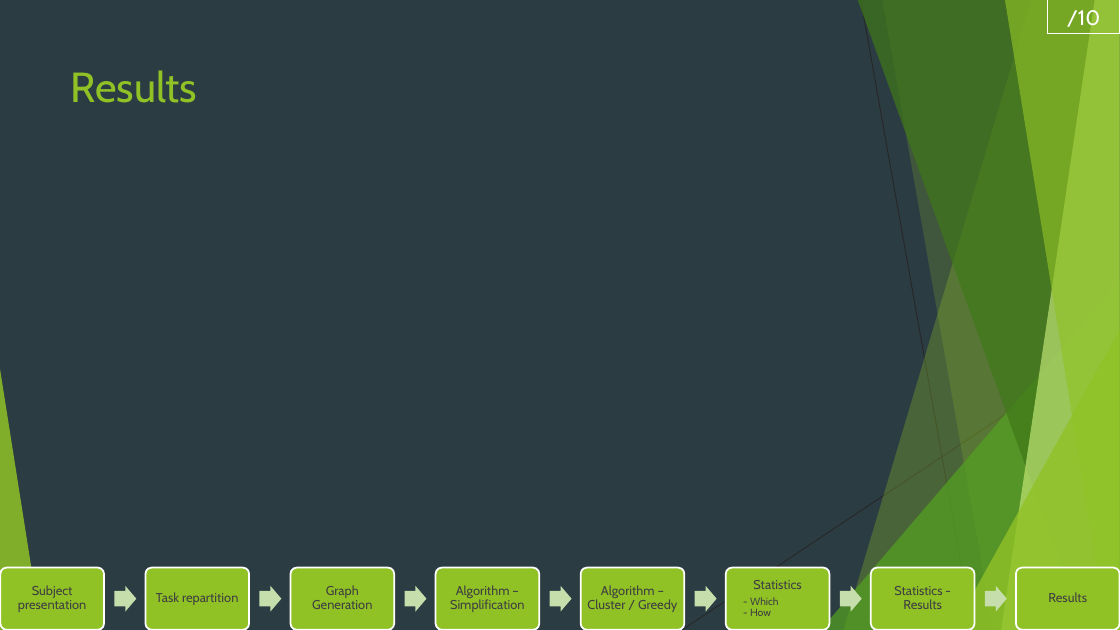
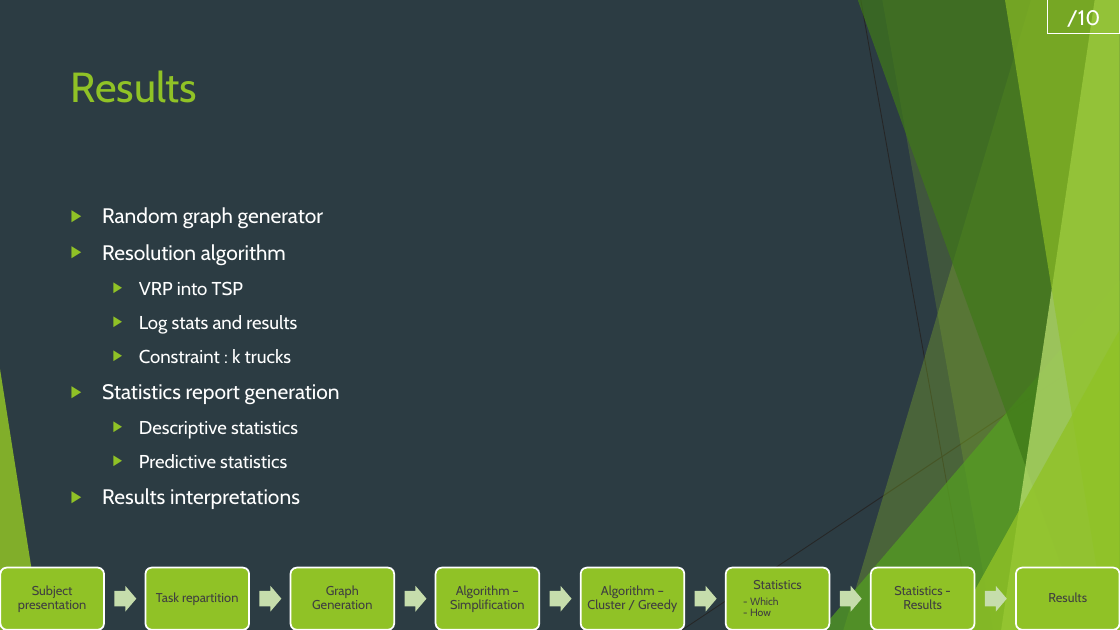
Before and after one commit to RobinMaisano/ProjetData, a slide deck: slide 12 of DATA PROJECT.pptx (slide 13 before the commit). Drawn at 1120x630 pixels with LibreOffice and Linux fonts; fonts in the diff are those of the drawing. Boxes give left, top, right and bottom in pixels: in the first picture for what was removed or moved away, otherwise in the second. Text is boxed around its words. In the diff, an @@ line names an element or a change of style, - is before the commit and + after.

```diff
--- a/DATA PROJECT.pptx
+++ b/DATA PROJECT.pptx
@@ text added at (x1=102, y1=207, x2=340, y2=509), 18 pt, text #FFFFFF @@
+▶ Random graph generator
+▶ Resolution algorithm
+  ▶ VRP into TSP
+  ▶ Log stats and results
+  ▶ Constraint : k trucks
+▶ Statistics report generation
+  ▶ Descriptive statistics
+  ▶ Predictive statistics
+▶ Results interpretations
```
Also in this commit, not shown: 4 other slides changed.
